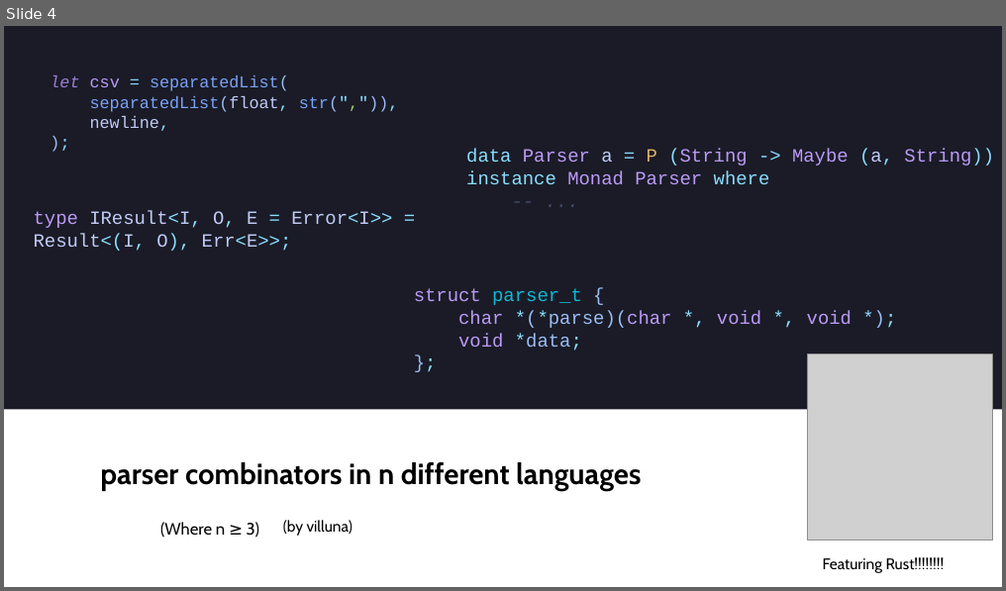
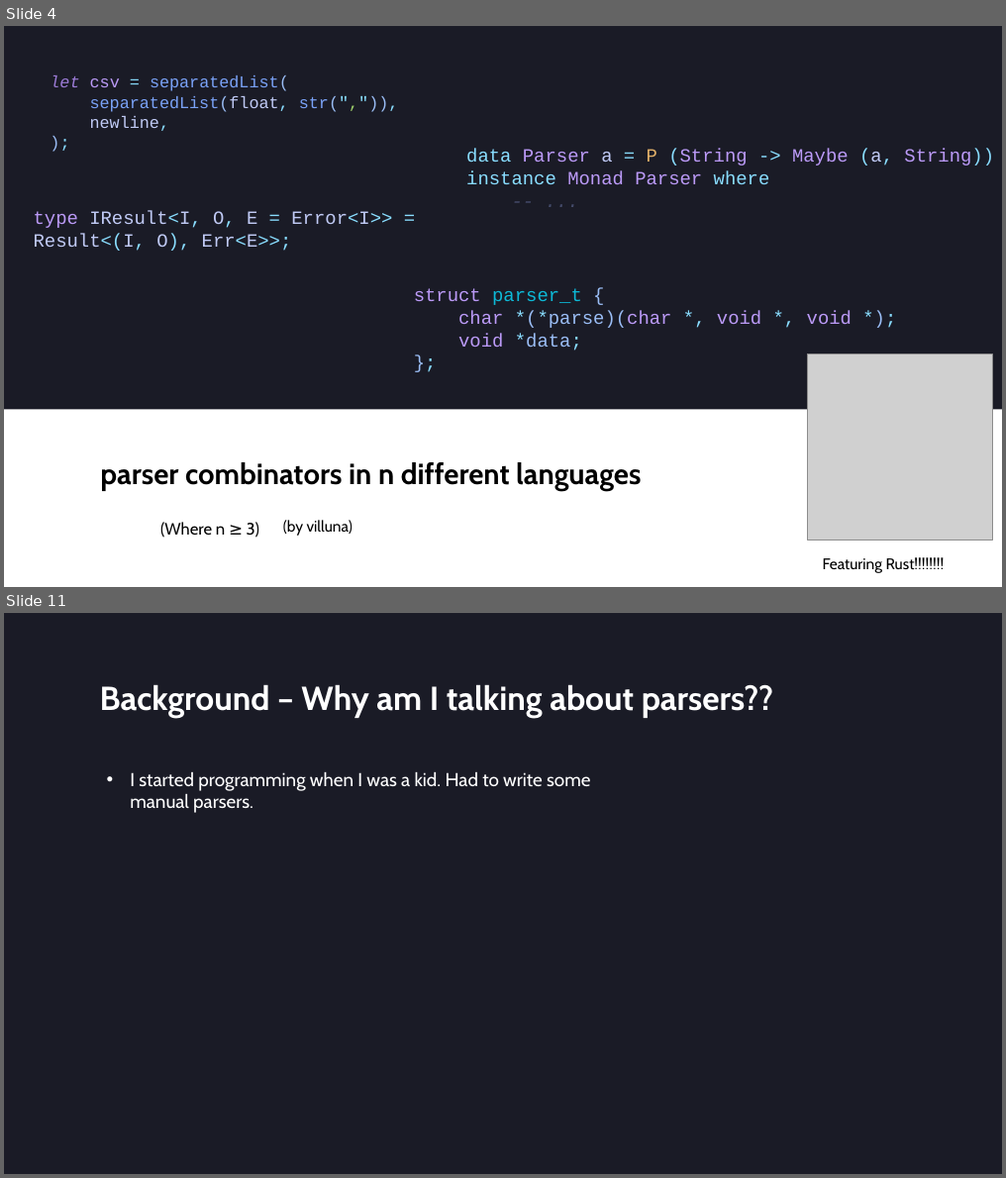
Before and after one commit to villuna/parsers-talk, a slide deck: presentation/presentation.pptx. Shown one above the other, each under a label of ours: slide 4 before the commit, slides 4 and 11 after it; the slides between them are not shown. The pictures are 1006x591 and 1006x1178 pixels, drawn with LibreOffice and Linux fonts; fonts in the diff are those of the drawing; grey boxes stand for pictures. Boxes give left, top, right and bottom in pixels: in the first picture for what was removed or moved away, otherwise in the second. Text is boxed around its words. In the diff, an @@ line names an element or a change of style, - is before the commit and + after.

```diff
--- a/presentation/presentation.pptx
+++ b/presentation/presentation.pptx
@@ slide 11 added at [4,613,1002,1174], background #1A1B26 @@
@@ title added at [100,684,774,718], 32 pt, text #FFFFFF, bold @@
+Background – Why am I talking about parsers??
@@ text added at [130,772,590,813], 18 pt, text #FFFFFF @@
+• I started programming when I was a kid. Had to write some manual parsers.
```
Also in this commit, not shown: 3 other slides changed, 27 other slides added, 1 slide removed, 6 other files.
